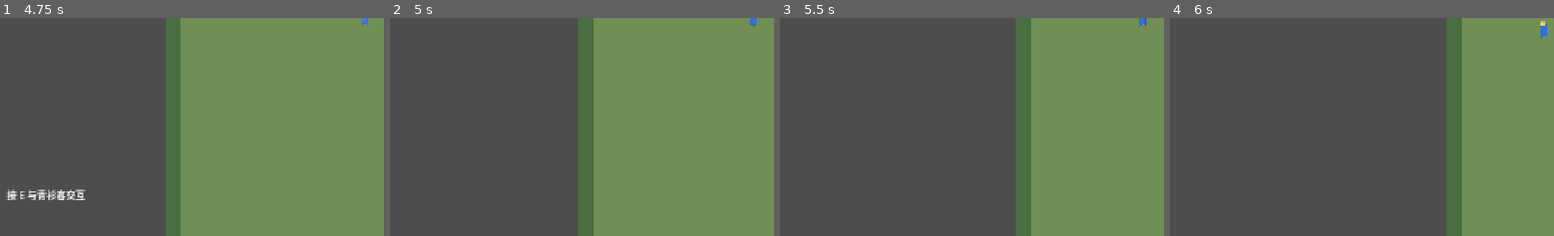
Above: before the commit, frames 1-4 (left to right).
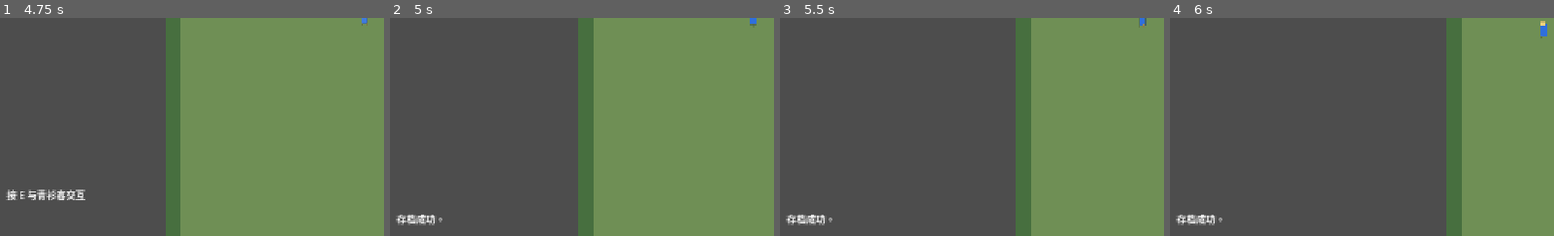
Above: after the commit, the same moments.

Repository: zhangyebo1991/liangyusheng-qunxiazhuan
Game: Godot game, scene res://scenes/boot.tscn
Same seed, same stepped clock (60 frames per second), same inputs: the game is played once before the commit and once after it.
Inputs (mouse positions are % of the whole screen's width and height, from its top left):
- Up to frame 1 (4.75 s): click "开始新游戏" at 0.5 s; tap Enter (confirm) at 1.25 s; move the mouse to (65, 44) at 1.27 s; hold D (move_right) 1.28-2.03 s; hold Enter (confirm) 1.28-2.03 s; click (65, 44) at 1.42 s; move the mouse to (87, 42) at 2.02 s; hold S (move_down) 2.03-2.78 s; tap E (interact) at 2.1, 3.6 s; click (87, 42) at 2.17 s; move the mouse to (60, 28) at 2.77 s; hold D (move_right) 2.78-3.53 s; hold Enter (confirm) 2.78-3.53 s; move the mouse to (44, 70) at 3.52 s; hold W (move_up) 3.53-4.28 s; click (44, 70) at 3.67 s; move the mouse to (80, 65) at 4.27 s; hold A (move_left) from 4.28 s (still down); hold Enter (confirm) from 4.28 s (still down)
- Up to frame 2 (5 s): keep holding A (move_left); keep holding Enter (confirm); tap Escape (cancel) at 4.9 s
- Up to frame 3 (5.5 s): keep holding A (move_left); move the mouse to (19, 35) at 5.02 s; release Enter (confirm) at 5.03 s; tap E (interact) at 5.1 s
- Up to frame 4 (6 s): move the mouse to (55, 50) at 5.77 s; release A (move_left) at 5.78 s; hold S (move_down) from 5.78 s (still down); hold Enter (confirm) from 5.78 s (still down); click (55, 50) at 5.92 s
The pictures show only the part of the screen within x 0-50%, y 50-100%; the shares and areas given below are measured in that part.

Frame 1 is identical in both runs. In frame 2, 0.4% of the frame differs, in the area x 1-14%, y 90-96%; in frame 3, 0.4%; in frame 4, 0.4%.

Commit message:
feat: 保存山道探索状态

Diff:
--- a/scripts/core/game_state.gd
+++ b/scripts/core/game_state.gd
@@ -3,6 +3,7 @@
 const PartyStateScript = preload("res://scripts/domain/party_state.gd")
 const QuestSystemScript = preload("res://scripts/systems/quest_system.gd")
 const MapStateScript = preload("res://scripts/domain/map_state.gd")
+const SaveSystemScript = preload("res://scripts/systems/save_system.gd")
 
 var party = PartyStateScript.new()
 var quest_system = QuestSystemScript.new()
@@ -21,7 +22,7 @@
 	flags = {"current_map": "mountain_pass"}
 	battle_context = {}
 	if is_inside_tree() and has_node("/root/EventBus"):
-		EventBus.game_started.emit()
+		get_node("/root/EventBus").game_started.emit()
 
 func set_player_position(position: Vector2) -> void:
 	map_state.set_player_position(position)
@@ -54,6 +55,16 @@
 	else:
 		map_state.player_position = Vector2(160, 320)
 
+func save_to_path(path: String) -> bool:
+	return SaveSystemScript.new().save_to_path(path, to_dictionary())
+
+func load_from_path(path: String) -> bool:
+	var data = SaveSystemScript.new().load_from_path(path)
+	if data.is_empty():
+		return false
+	from_dictionary(data)
+	return true
+
 func to_dictionary() -> Dictionary:
 	return {
 		"party": party.to_dictionary(),
--- a/scripts/scenes/mountain_pass_screen.gd
+++ b/scripts/scenes/mountain_pass_screen.gd
@@ -31,6 +31,11 @@
 
 func _process(_delta: float) -> void:
 	_update_nearest_interactable()
+
+func _unhandled_input(event: InputEvent) -> void:
+	if event.is_action_pressed("cancel"):
+		var success = GameState.save_to_path("user://save_01.json")
+		hud.show_message("存档成功。" if success else "存档失败。")
 
 func _create_terrain() -> void:
 	var terrain = TileMapLayer.new()
--- a/tests/run_tests.gd
+++ b/tests/run_tests.gd
@@ -8,6 +8,7 @@
 const TestMapDataScript = preload("res://tests/test_map_data.gd")
 const TestMapStateAndFlowScript = preload("res://tests/test_map_state_and_flow.gd")
 const TestInteractionSystemScript = preload("res://tests/test_interaction_system.gd")
+const TestSaveMapStateScript = preload("res://tests/test_save_map_state.gd")
 
 func _initialize() -> void:
 	var assertions = TestAssertionsScript.new()
@@ -19,6 +20,7 @@
 		TestMapDataScript.new(),
 		TestMapStateAndFlowScript.new(),
 		TestInteractionSystemScript.new(),
+		TestSaveMapStateScript.new(),
 	]
 
 	for suite in suites:
--- /dev/null
+++ b/tests/test_save_map_state.gd
@@ -0,0 +1,25 @@
+extends RefCounted
+
+const GameStateScript = preload("res://scripts/core/game_state.gd")
+
+func run(assertions) -> void:
+	var state = GameStateScript.new()
+	state.start_new_game()
+	state.set_player_position(Vector2(444, 333))
+	state.quest_system.start_quest("quest_mountain_trial")
+	state.quest_system.mark_ready_to_complete("quest_mountain_trial")
+	state.resolve_map_object("enemy_bandit_gate")
+
+	var path = "user://test_mountain_pass_save.json"
+	assertions.assert_true(state.save_to_path(path), "游戏状态应可写入存档文件")
+
+	var restored = GameStateScript.new()
+	assertions.assert_true(restored.load_from_path(path), "游戏状态应可从存档文件读取")
+
+	assertions.assert_eq(restored.map_state.current_map_id, "mountain_pass", "读档应恢复地图编号")
+	assertions.assert_eq(restored.map_state.player_position, Vector2(444, 333), "读档应恢复玩家坐标")
+	assertions.assert_true(restored.map_state.is_object_resolved("enemy_bandit_gate"), "读档应恢复已解决敌人对象")
+	assertions.assert_eq(restored.quest_system.get_status("quest_mountain_trial"), "ready_to_complete", "读档应恢复任务状态")
+
+	state.free()
+	restored.free()
